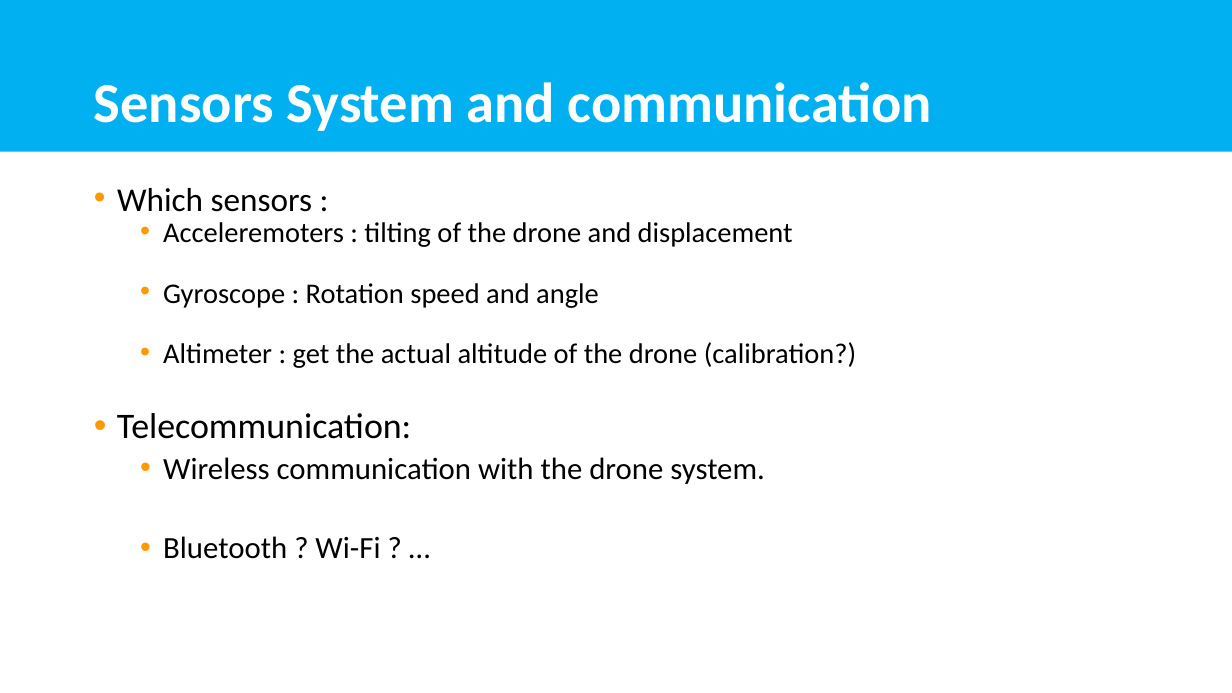
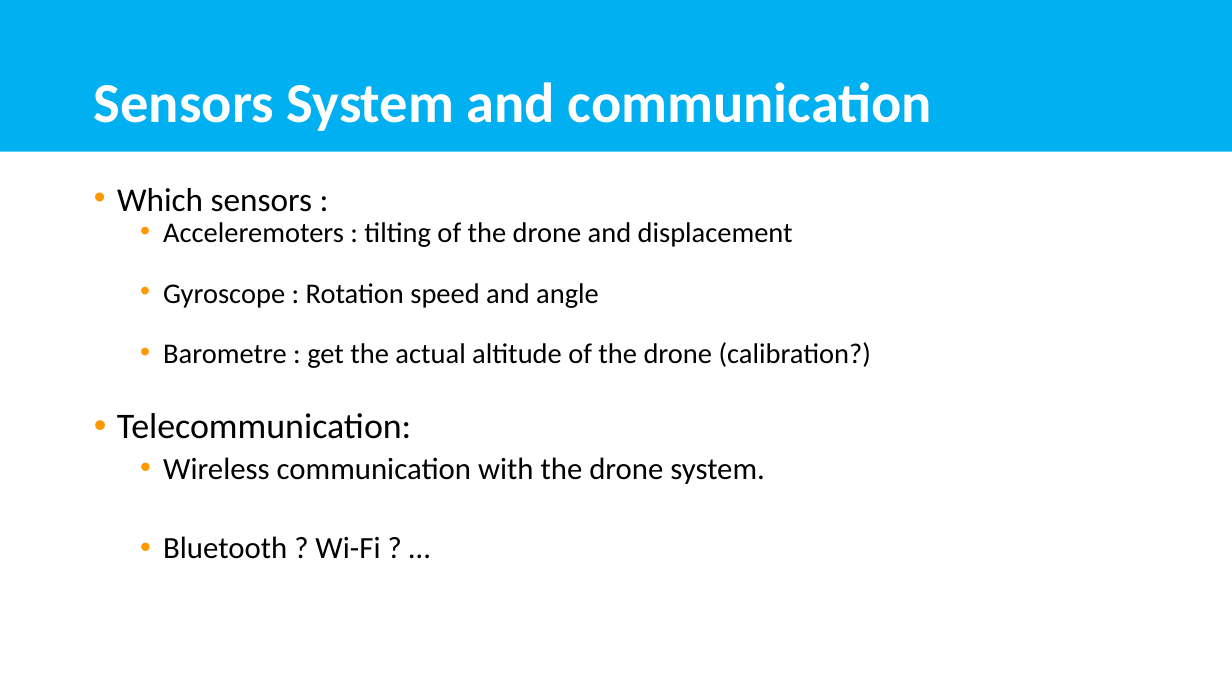
Before and after one commit to delhayead/Drone-Project, a slide deck: slide 8 of Présentation1.pptx. Drawn at 1232x693 pixels with LibreOffice and Linux fonts; fonts in the diff are those of the drawing; background and template pictures are left out. Boxes give left, top, right and bottom in pixels: in the first picture for what was removed or moved away, otherwise in the second. Text is boxed around its words. In the diff, an @@ line names an element or a change of style, - is before the commit and + after.

```diff
--- a/Présentation1.pptx
+++ b/Présentation1.pptx
@@ text at (x1=163, y1=342, x2=871, y2=368): text changed @@
-  • Altimeter : get the actual altitude of the drone (calibration?)
+  • Barometre : get the actual altitude of the drone (calibration?)
```
Also in this commit, not shown: 5 other slides changed, 1 slide added, 1 other file.
